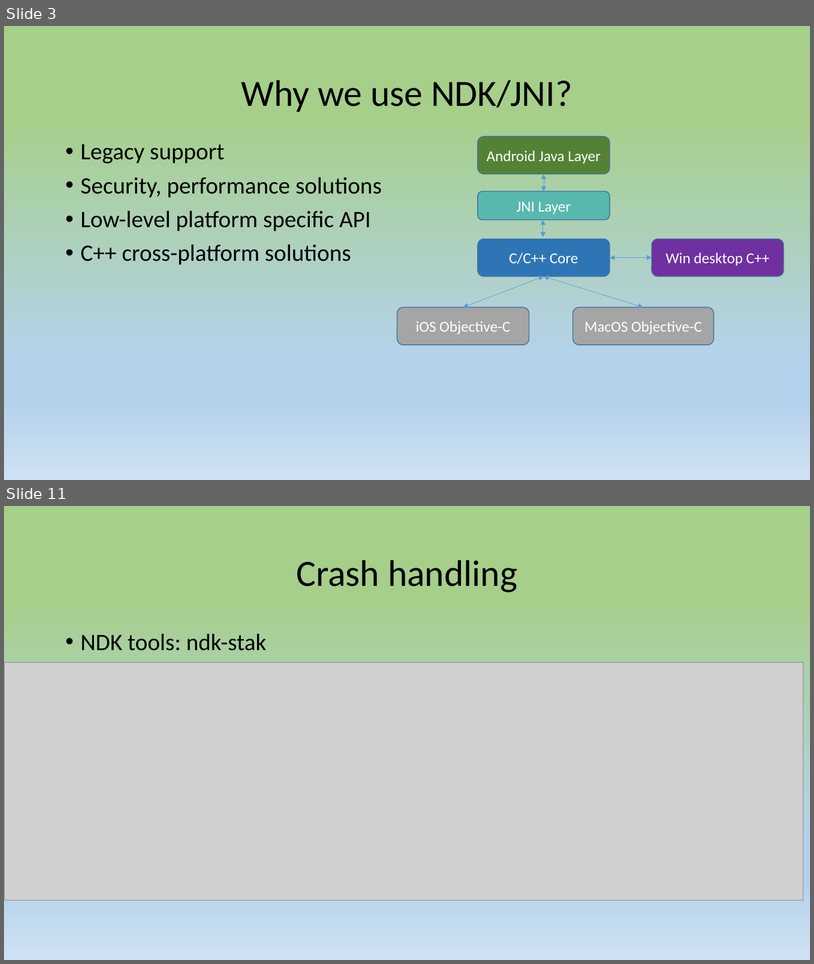
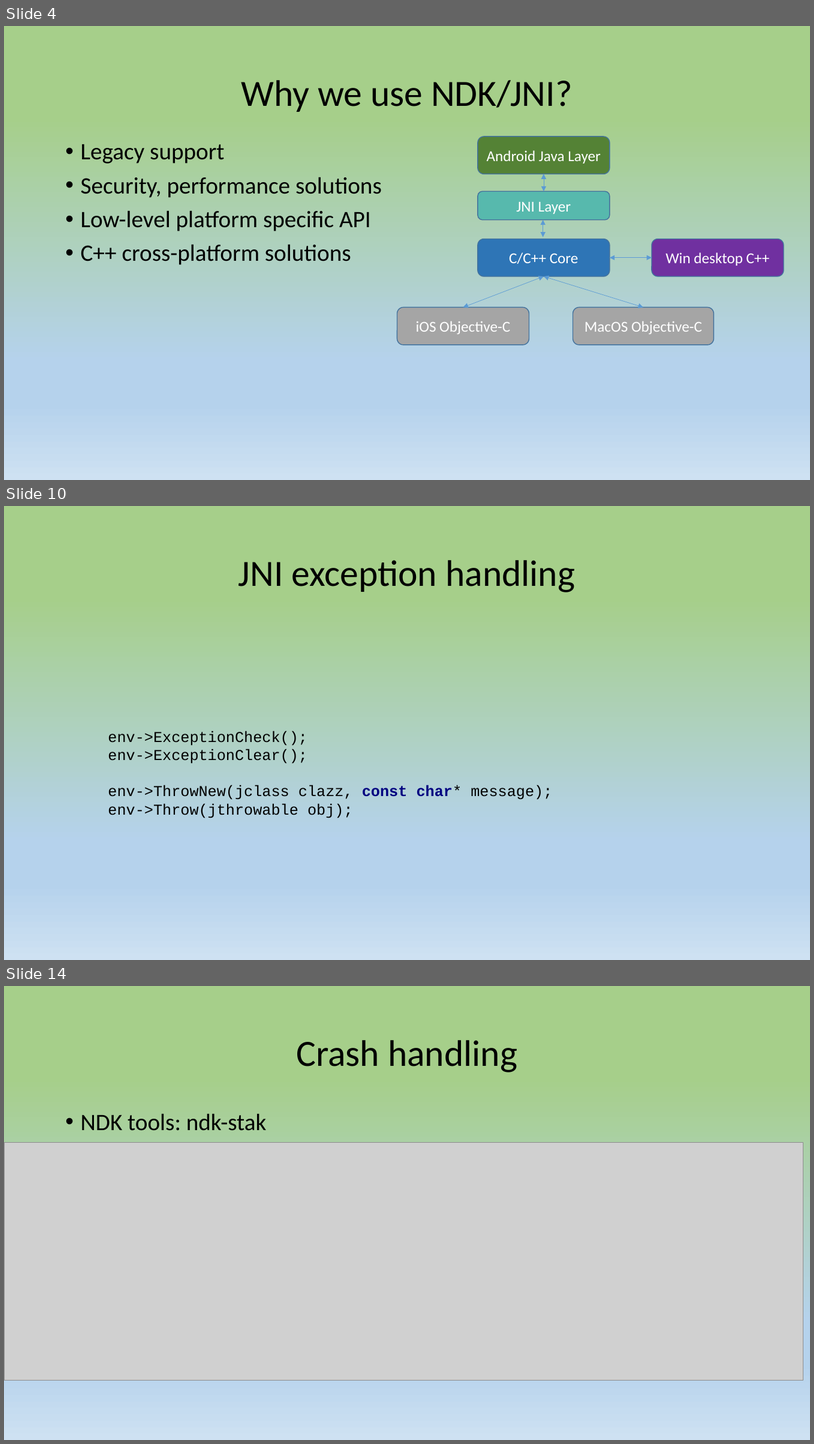
Before and after one commit to 9majka/NDK_presentation, a slide deck: NDK.pptx. Shown one above the other, each under a label of ours: slides 3 and 11 before the commit, slides 4, 10 and 14 after it; the slides between them are not shown. The pictures are 814x964 and 814x1444 pixels, drawn with LibreOffice and Linux fonts; fonts in the diff are those of the drawing; grey boxes stand for pictures. Boxes give left, top, right and bottom in pixels: in the first picture for what was removed or moved away, otherwise in the second. Text is boxed around its words. In the diff, an @@ line names an element or a change of style, - is before the commit and + after.

```diff
--- a/NDK.pptx
+++ b/NDK.pptx
@@ slide 10 added at [4, 506, 810, 960], background gradient #A6CF8A to #B5D2EC to #CEE1F2 @@
@@ title added at [239, 560, 575, 592], 44 pt, text #000000 @@
+JNI exception handling
@@ text added at [108, 730, 552, 818], 18 pt, text #000000 @@
+env->ExceptionCheck();
+env->ExceptionClear();
+env->ThrowNew(jclass clazz, const char* message);
+env->Throw(jthrowable obj);
@@ what was slide 3 is now slide 4 @@
@@ what was slide 11 is now slide 14 @@
```
Also in this commit, not shown: 6 slides changed, 3 other slides added, 9 other files.
